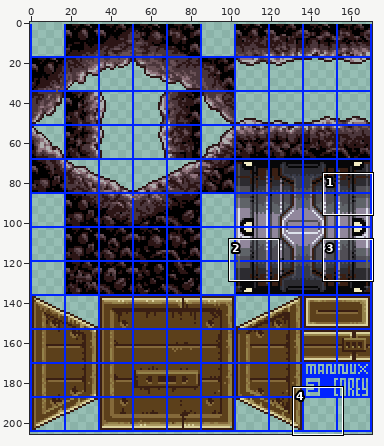
Two states of a sprite sheet, development/images/tiles_3.png. The picture above shows the old version from afar; the outline marks the close-up.
Close-up. Before the commit:
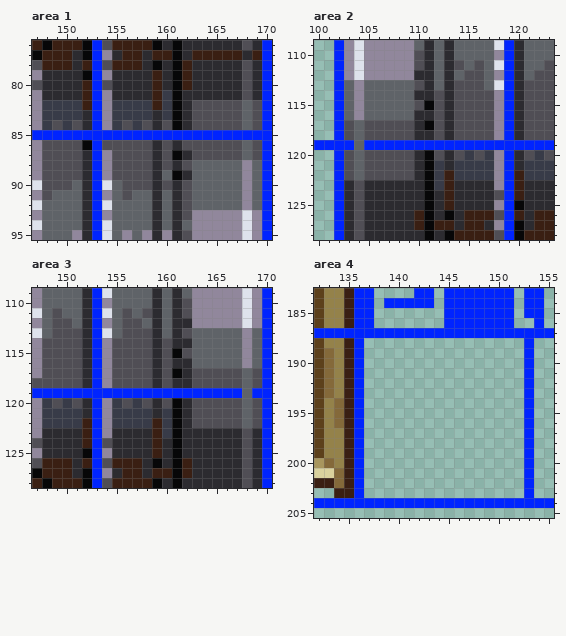
The file is 171x205 pixels. Colours within 5 levels of each other are drawn and written as one. Shown: area 1: x 147..170, y 76..95; area 2: x 100..123, y 109..128; area 3: x 147..170, y 109..128; area 4: x 132..155, y 183..205. The old version is drawn lined up with the new one, on the new canvas. The commit also changed other parts of the picture, which this record leaves out.
The same view after the edit:
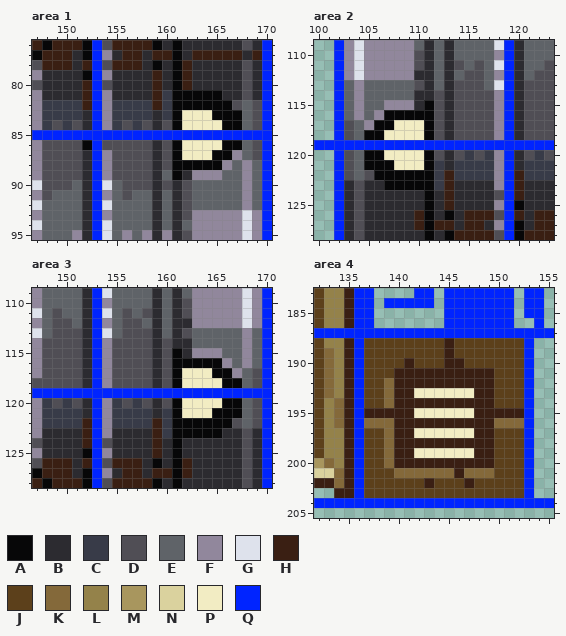
Palette (. is transparent): A #070708  B #2c2b30  C #383b48  D #504e55  E #5f6368  F #91879c  G #dee2ec  H #3a1f13  J #5c401b  K #84693a  L #94824a  M #a8965e  N #dad29e  P #f2ecc3  Q #0024ff
What changed:
canvas 171x205 -> 171x206, the old top-left corner now at 0,1
Changed rows in their new state; - is an unchanged pixel.
Area 1:
first column x 161:
81 -AAAA--
82 -AAAAA-
83 -PPPAAA
84 -PPPPAA
86 APPPPAA
87 -PPPAAF
88 AAAAAF-
89 --FFF--
Area 2:
first column x 104:
115 ---FFFB-
116 --FAAAAA
117 -FAAPPP-
118 -AAPPPPA
119 Q-------
120 -AAPPPP-
121 -AAAPPP-
122 --AAAAA-
123 ---AAAA-
Area 3:
first column x 161:
115 -BFFF---
116 AAAAAF--
117 -PPPAAF-
118 APPPPAA-
119 -------Q
120 -PPPPAA-
121 -PPPAAA-
122 -AAAAA--
123 -AAAA---
Area 4:
first column x 137:
188 JJJJJJJJHJJJJJJJ
189 JJJJJJJJHJJJJJJJ
190 JJJJHJJJHHJJJJJJ
191 JJJHHHHHHHHHHJJJ
192 JJKHHHHHHHHHHJJJ
193 JJKHHPPPPPPHHJJJ
194 JJKHHHHHHHHHHJJJ
195 HHHHHPPPPPPHHHHH
196 KKKHHHHHHHHHHKKK
197 JJKHHPPPPPPHHJJJ
198 JJKHHHHHHHHHHJJJ
199 JJKHHPPPPPPHHJJJ
200 JJKHHHHHHHHHHJJJ
201 JJJKKKKKKHKKKJJJ
202 JJJJJJHJJJHJJJJJ
203 JJJJJJJJJJJJJJJJ
Where, in picture pixels (left, top, right, bottom), the same in both close-ups:
changed: (172, 90, 242, 180)
changed: (354, 100, 434, 190)
changed: (172, 348, 252, 438)
added: (364, 338, 524, 498)
